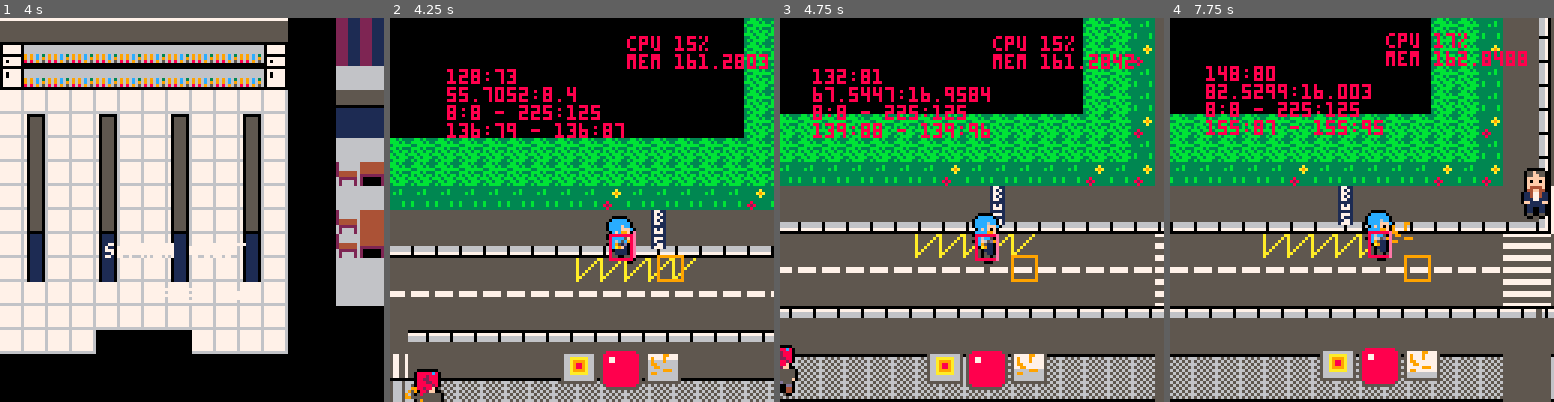
Above: before the commit, frames 1-4 (left to right).
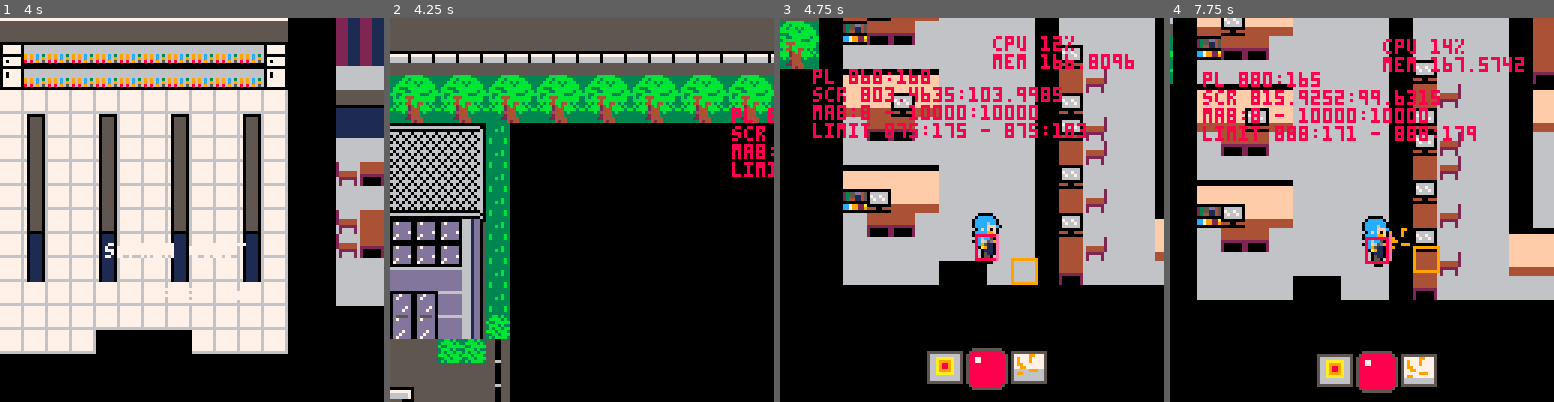
Above: after the commit, the same moments.

Repository: JasonHaenlin/pico-8-sophiaquest
Game: PICO-8 cartridge sophiaquest.p8
The game is run twice, just before and just after one commit, with the same random seed, the same clock (stepped at 60 frames per second) and the same inputs.
Inputs:
- Up to frame 1 (4 s): tap X (X key) at 0.33, 1.07, 1.85, 2.97 s; tap O (Z key) at 0.7, 1.7, 2.1, 2.5, 2.9, 3.3, 3.7 s; hold Right 1.6-2.1 s; hold Up 2.15-2.42 s; hold Right 2.47-3.03 s; hold Left 3.08-3.58 s; hold Down 3.63-3.97 s
- Up to frame 2 (4.25 s): hold Right from 4.02 s (still down); tap X (X key) at 4.08 s; tap O (Z key) at 4.1 s
- Up to frame 3 (4.75 s): tap O (Z key) at 4.5 s; release Right at 4.68 s; hold Up from 4.73 s (still down)
- Up to frame 4 (7.75 s): tap O (Z key) every 0.4 s from 4.9 to 7.7 s; release Up at 5.03 s; hold Left 5.08-5.68 s; tap X (X key) at 5.2, 6.32, 7.43 s; hold Down 5.73-6.03 s; hold Right 6.08-6.58 s; hold Right 6.63-7.13 s; hold Up 7.18-7.45 s; hold Right from 7.5 s (still down)

Frame 1 is identical in both runs. In frame 2, 91% of the frame differs, in the area x 0-100%, y 0-100%; in frame 3, 86%; in frame 4, 91%.

Commit message:
add different areas

Diff:
--- a/sophiaquest.p8
+++ b/sophiaquest.p8
@@ -25,13 +25,58 @@
  g_dfx = {}
  g_weapons = {}
  g_dialogs = {}
- set_map_delimiter(8, 8, 225, 125)
  g_open_inv=false
  g_selected_item=1
  g_ennemies_left=1
  _update = update_menu
+ init_area()
+ init_current_area(1)
  init_screen()
  make_game()
+end
+
+function init_current_area(area)
+ local ca = g_area[area]
+ g_spawn = {}
+ g_spawn.x = ca.spawn.x
+ g_spawn.y = ca.spawn.y
+ if(g_p) g_d = ca.look
+ set_map_delimiter(ca.map.x1, ca.map.y1, ca.map.x2, ca.map.y2)
+end
+
+function init_area()
+ g_area = {
+  {
+   name = "cheat",
+   map = {x1 = 8, y1 = 8, x2 = inf, y2 = inf},
+   spawn = { x = 860, y = 175 },
+   look = down
+  },
+  {
+   name = "zone 1",
+   map = {x1 = 8, y1 = 8, x2 = 225, y2 = 125},
+   spawn = { x = 128, y = 70 },
+   look = down
+  },
+  {
+   name = "zone 2",
+   map = {x1 = 384 , y1 = 8, x2 = 537, y2 = 120},
+   spawn = { x = 528, y = 77 },
+   look = down
+  },
+  {
+   name = "zone 3",
+   map = {x1 = 625, y1 = 8, x2 = 688, y2 = -9},
+   spawn = { x = 777, y = 51 },
+   look = down
+  },
+  {
+   name = "room 1",
+   map = {x1 = 824, y1 = 8, x2 = 1025, y2 = 65},
+   spawn = { x = 860, y = 175 },
+   look = down
+  }
+ }
 end
 
 function init_screen()
@@ -52,7 +97,7 @@
   s = sprite,
   tag = tag,
   health = health or immortal_object,
-  direction = direction or up,
+  direction = direction or down,
   mvn = mvn or {}
  }
 end
@@ -139,7 +184,7 @@
  make_weapons()
  make_ennemies(nb_of_ennemis, {134})
  make_all_npc()
- make_player(128, 70, 128)
+ make_player(g_spawn.x, g_spawn.y, 128)
  make_items()
 end
 
@@ -659,7 +704,7 @@
  local sp1 = mget(get_tile(x1), get_tile(y1))
  local sp2 = mget(get_tile(x2), get_tile(y2))
  debug_front_matrix(a, x, y, ox, oy)
- log(4, flr(x1)..":"..flr(y1).." - "..flr(x2)..":"..flr(y2))
+ log(4, "limit "..flr(x1)..":"..flr(y1).." - "..flr(x2)..":"..flr(y2))
  if(is_limit_of_map(x1,y1) or is_limit_of_map(x2,y2)) return
 
  for b in all(g_actors) do
@@ -1165,9 +1210,9 @@
  draw_dialogs()
  draw_hud()
 
- log(1, g_p.x..":"..g_p.y)
- log(2, g_scr.x..":"..g_scr.y)
- log(3, g_map.x1..":"..g_map.y1.." - "..g_map.x2..":"..g_map.y2)
+ log(1, "pl "..g_p.x..":"..g_p.y)
+ log(2, "scr "..g_scr.x..":"..g_scr.y)
+ log(3, "ma"..g_map.x1..":"..g_map.y1.." - "..g_map.x2..":"..g_map.y2)
  debug()
 end
 
